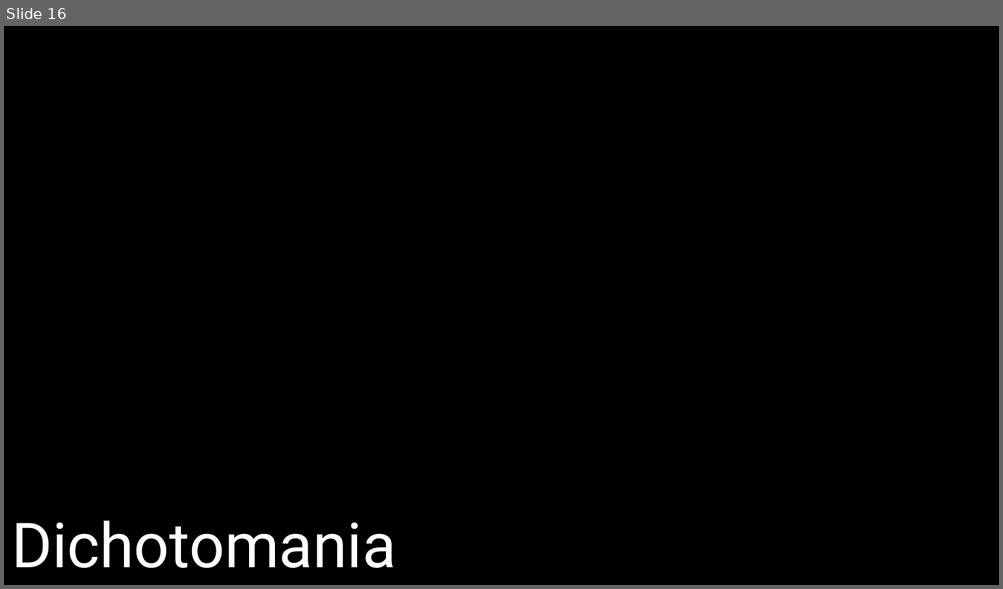
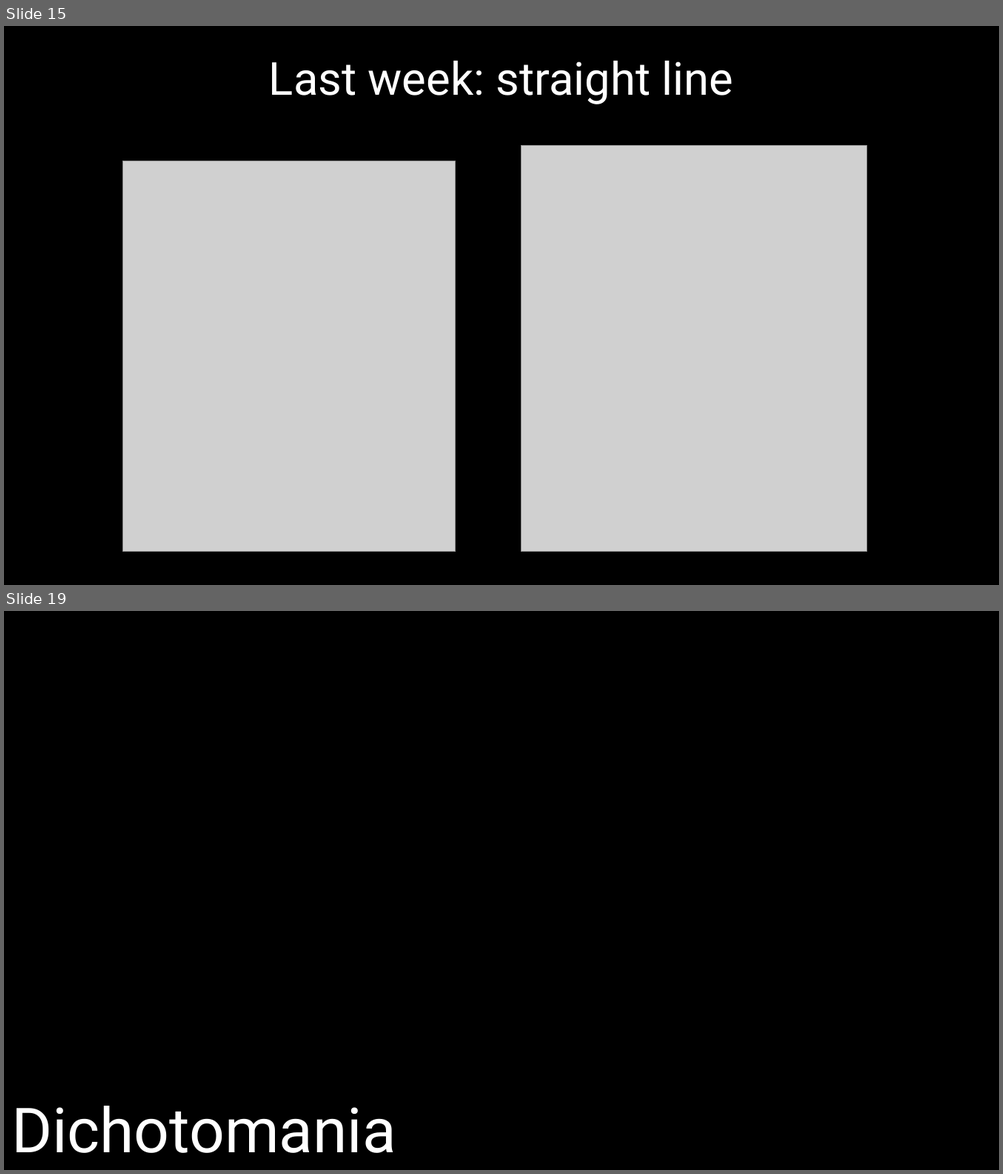
Before and after one commit to DeonRoos/006-BI3010, a slide deck: Lecture 7 - Cat LM/slides/LM with cat.pptx. Shown one above the other, each under a label of ours: slide 16 before the commit, slides 15 and 19 after it; the slides between them are not shown. The pictures are 1003x589 and 1003x1174 pixels, drawn with LibreOffice and Linux fonts; fonts in the diff are those of the drawing; grey boxes stand for pictures. Boxes give left, top, right and bottom in pixels: in the first picture for what was removed or moved away, otherwise in the second. Text is boxed around its words. In the diff, an @@ line names an element or a change of style, - is before the commit and + after.

```diff
--- a/Lecture 7 - Cat LM/slides/LM with cat.pptx
+++ b/Lecture 7 - Cat LM/slides/LM with cat.pptx
@@ slide 15 added at bbox=[4, 26, 999, 585], background #000000 @@
@@ title added at bbox=[269, 60, 733, 104], 44 pt, text #FFFFFF @@
+Last week: straight line
@@ picture added at bbox=[521, 145, 867, 552] @@
@@ picture added at bbox=[123, 161, 456, 552] @@
@@ what was slide 16 is now slide 19 @@
```
Also in this commit, not shown: 4 slides changed, 6 other slides added, 4 slides removed, 9 other files.
